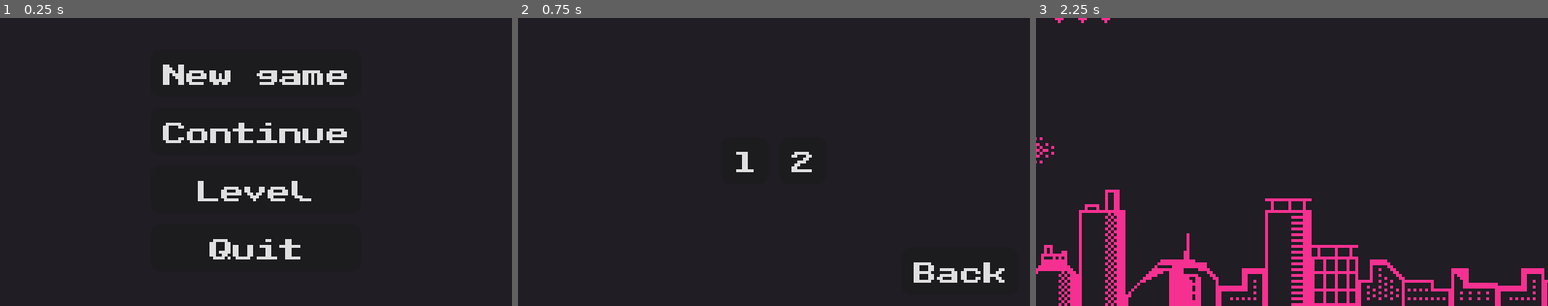
Above: before the commit, frames 1-3 (left to right).
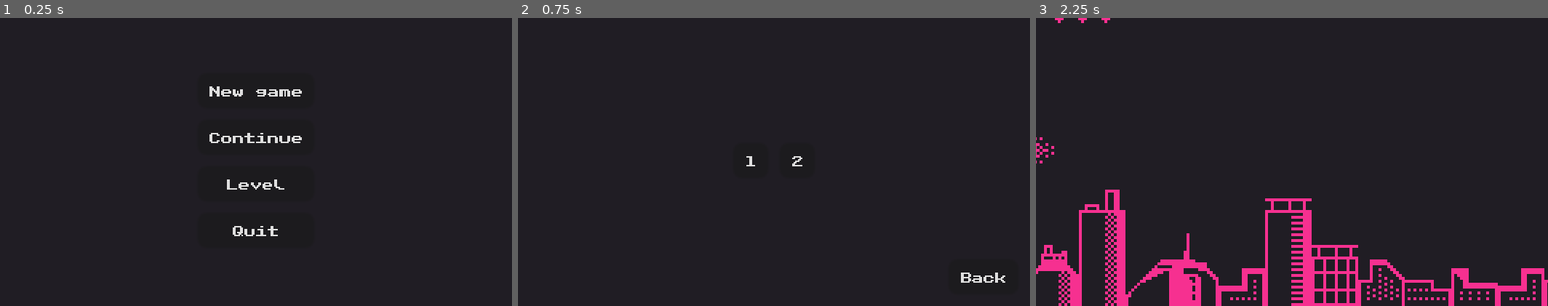
Above: after the commit, the same moments.

Repository: victor-romero-martinez/space-umpact
Game: Godot game, scene res://control/main_menu.tscn
The game is run twice, just before and just after one commit, with the same random seed, the same clock (stepped at 60 frames per second) and the same inputs.
Inputs:
- Up to frame 1 (0.25 s): no input
- Up to frame 2 (0.75 s): click "Level" at 0.5 s
- Up to frame 3 (2.25 s): click "Back" at 1.25 s; click "New game" at 2 s

The runs differ from the first frame. In frame 1, 3.6% of the frame differs, in the area x 31-68%, y 16-84%; in frame 2, 0.9%; in frame 3, nothing differs.

Commit message:
update

Diff:
--- a/control/level_menu.tscn
+++ b/control/level_menu.tscn
@@ -50,7 +50,7 @@
 [node name="Back" type="Button" parent="CanvasLayer/MarginContainer/VBoxContainer"]
 layout_mode = 2
 focus_mode = 0
-theme_override_font_sizes/font_size = 8
+theme_override_font_sizes/font_size = 4
 text = "Back
 "
 
--- a/control/main_menu.tscn
+++ b/control/main_menu.tscn
@@ -36,25 +36,25 @@
 [node name="NewGame" type="Button" parent="CanvasLayer/MarginContainer/VBoxContainer"]
 layout_mode = 2
 focus_mode = 0
-theme_override_font_sizes/font_size = 8
+theme_override_font_sizes/font_size = 4
 text = "New game"
 
 [node name="Continue" type="Button" parent="CanvasLayer/MarginContainer/VBoxContainer"]
 layout_mode = 2
 focus_mode = 0
-theme_override_font_sizes/font_size = 8
+theme_override_font_sizes/font_size = 4
 text = "Continue"
 
 [node name="Level" type="Button" parent="CanvasLayer/MarginContainer/VBoxContainer"]
 layout_mode = 2
 focus_mode = 0
-theme_override_font_sizes/font_size = 8
+theme_override_font_sizes/font_size = 4
 text = "Level"
 
 [node name="Quit" type="Button" parent="CanvasLayer/MarginContainer/VBoxContainer"]
 layout_mode = 2
 focus_mode = 0
-theme_override_font_sizes/font_size = 8
+theme_override_font_sizes/font_size = 4
 text = "Quit
 "
 
--- a/project.godot
+++ b/project.godot
@@ -40,7 +40,7 @@
 
 [gui]
 
-theme/custom_font="res://assets/PublicPixel.ttf"
+theme/custom_font="res://assets/fonts/PublicPixel.ttf"
 
 [layer_names]
 
--- a/scripts/control/level_menu.gd
+++ b/scripts/control/level_menu.gd
@@ -1,3 +1,4 @@
+@tool
 extends Control
 
 
@@ -11,7 +12,7 @@
 		for i in range(levels.size()):
 			var button = Button.new()
 			button.text = str(i + 1)
-			button.add_theme_font_size_override("font_size", 8)
+			button.add_theme_font_size_override("font_size", 4)
 			button.focus_mode = FOCUS_NONE
 
 			button.pressed.connect(func (): self.on_emit_level(i))
Renamed: assets/PublicPixel.ttf -> assets/fonts/PublicPixel.ttf
